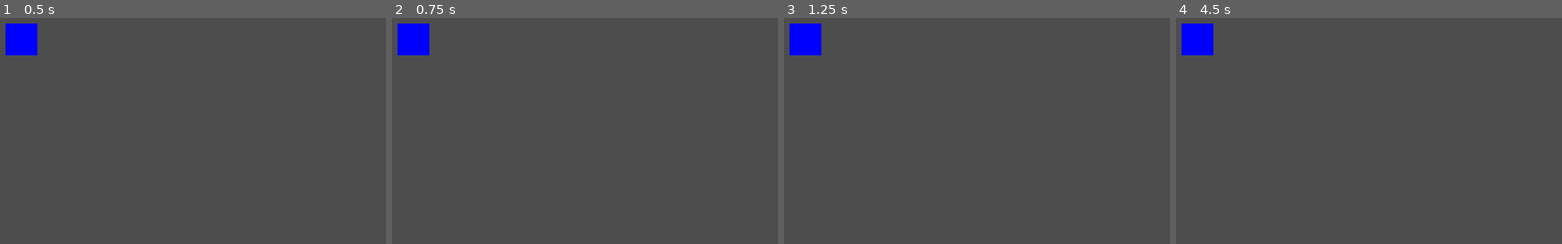
Above: before the commit, frames 1-4 (left to right).
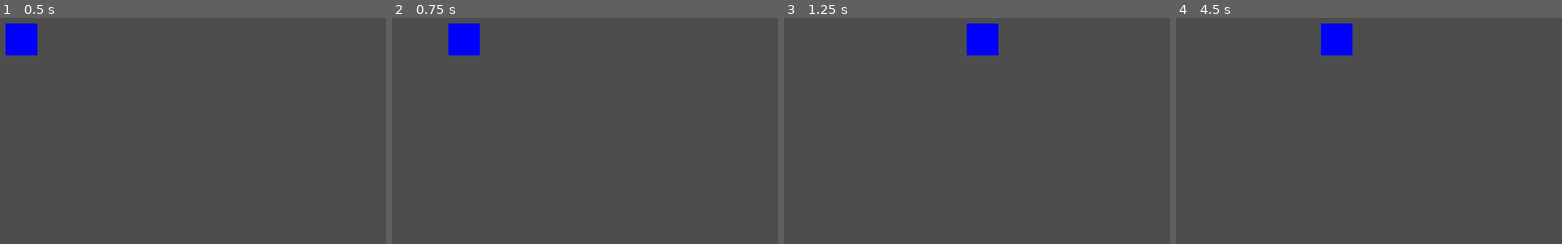
Above: after the commit, the same moments.

Repository: KerimShen/Game1
Game: Godot game, scene res://main.tscn
Same seed, same stepped clock (60 frames per second), same inputs: the game is played once before the commit and once after it.
Inputs:
- Up to frame 1 (0.5 s): no input
- Up to frame 2 (0.75 s): tap Enter at 0.5 s; hold D (move_right, bound only after the commit) from 0.53 s (still down)
- Up to frame 3 (1.25 s): keep holding D (move_right, bound only after the commit)
- Up to frame 4 (4.5 s): release D (move_right, bound only after the commit) at 1.28 s; hold S (move_down, bound only after the commit) 1.28-2.03 s; hold D (move_right, bound only after the commit) 2.03-2.78 s; hold W (move_up, bound only after the commit) 2.78-3.53 s; tap Space at 3.5 s; hold A (move_left, bound only after the commit) from 3.53 s (still down)

Frame 1 is identical in both runs. In frame 2, 2.4% of the frame differs, in the area x 1-23%, y 2-17%; in frame 3, 2.3%; in frame 4, 2.4%.

Commit message:
WASD hareketi eklendi

Diff:
--- a/player.gd
+++ b/player.gd
@@ -13,14 +13,17 @@
 func _physics_process(delta):
 	var direction = Vector2.ZERO
 
-	if Input.is_key_pressed(KEY_RIGHT):
+	if Input.is_action_pressed("move_right"):
 		direction.x += 1
-	if Input.is_key_pressed(KEY_LEFT):
+	if Input.is_action_pressed("move_left"):
 		direction.x -= 1
-	if Input.is_key_pressed(KEY_DOWN):
+	if Input.is_action_pressed("move_down"):
 		direction.y += 1
-	if Input.is_key_pressed(KEY_UP):
+	if Input.is_action_pressed("move_up"):
 		direction.y -= 1
+
+	velocity = direction.normalized() * SPEED
+	move_and_slide()
 
 	velocity = direction.normalized() * SPEED
 	move_and_slide()
--- a/project.godot
+++ b/project.godot
@@ -15,6 +15,29 @@
 config/features=PackedStringArray("4.6", "GL Compatibility")
 config/icon="res://icon.svg"
 
+[input]
+
+move_right={
+"deadzone": 0.2,
+"events": [Object(InputEventKey,"resource_local_to_scene":false,"resource_name":"","device":-1,"window_id":0,"alt_pressed":false,"shift_pressed":false,"ctrl_pressed":false,"meta_pressed":false,"pressed":false,"keycode":0,"physical_keycode":68,"key_label":0,"unicode":100,"location":0,"echo":false,"script":null)
+]
+}
+move_left={
+"deadzone": 0.2,
+"events": [Object(InputEventKey,"resource_local_to_scene":false,"resource_name":"","device":-1,"window_id":0,"alt_pressed":false,"shift_pressed":false,"ctrl_pressed":false,"meta_pressed":false,"pressed":false,"keycode":0,"physical_keycode":65,"key_label":0,"unicode":97,"location":0,"echo":false,"script":null)
+]
+}
+move_up={
+"deadzone": 0.2,
+"events": [Object(InputEventKey,"resource_local_to_scene":false,"resource_name":"","device":-1,"window_id":0,"alt_pressed":false,"shift_pressed":false,"ctrl_pressed":false,"meta_pressed":false,"pressed":false,"keycode":0,"physical_keycode":87,"key_label":0,"unicode":119,"location":0,"echo":false,"script":null)
+]
+}
+move_down={
+"deadzone": 0.2,
+"events": [Object(InputEventKey,"resource_local_to_scene":false,"resource_name":"","device":-1,"window_id":0,"alt_pressed":false,"shift_pressed":false,"ctrl_pressed":false,"meta_pressed":false,"pressed":false,"keycode":0,"physical_keycode":83,"key_label":0,"unicode":115,"location":0,"echo":false,"script":null)
+]
+}
+
 [physics]
 
 3d/physics_engine="Jolt Physics"
